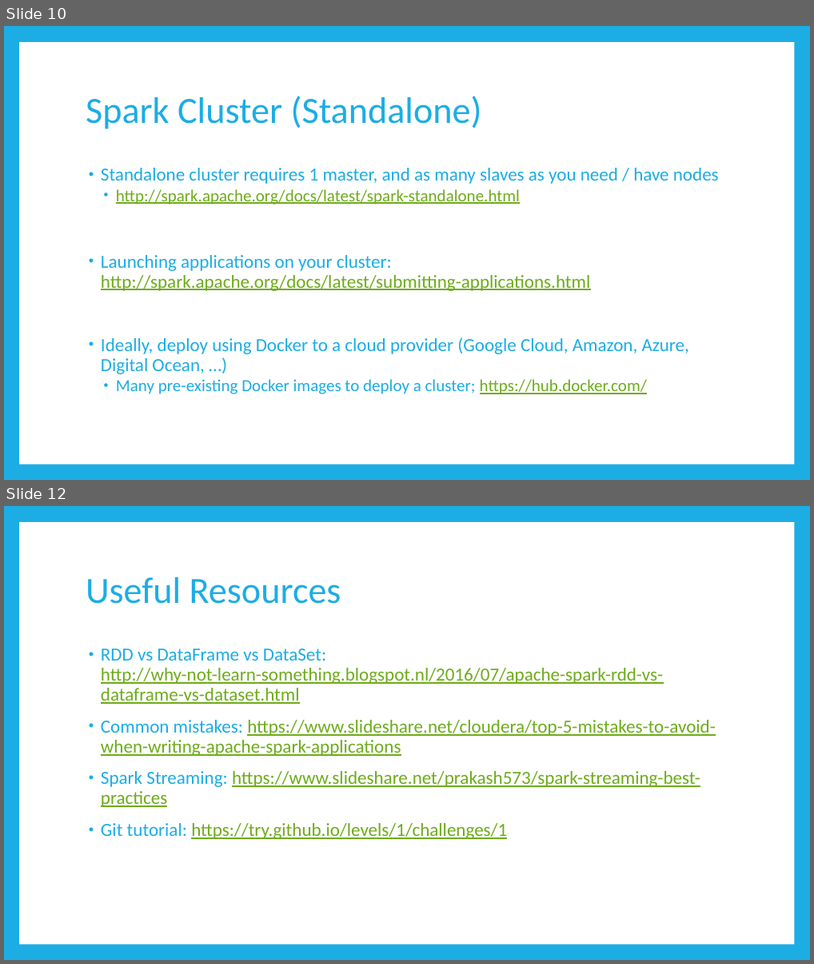
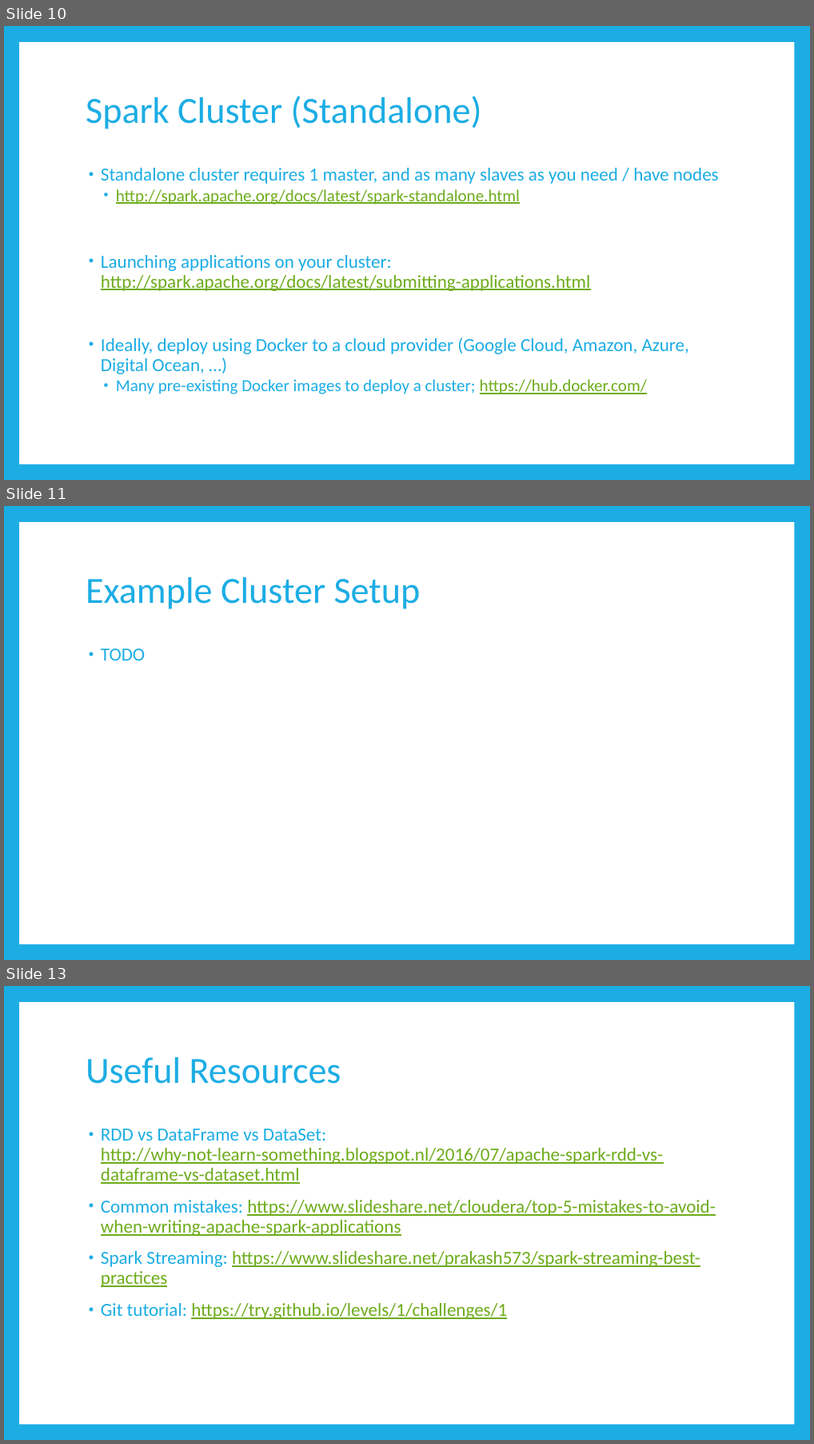
Before and after one commit to BrianSetz/spark-bootcamp, a slide deck: slides/Apache Spark Bootcamp.pptx. Shown one above the other, each under a label of ours: slides 10 and 12 before the commit, slides 10, 11 and 13 after it; the slides between them are not shown. The pictures are 814x964 and 814x1444 pixels, drawn with LibreOffice and Linux fonts; fonts in the diff are those of the drawing. Boxes give left, top, right and bottom in pixels: in the first picture for what was removed or moved away, otherwise in the second. Text is boxed around its words. In the diff, an @@ line names an element or a change of style, - is before the commit and + after.

```diff
--- a/slides/Apache Spark Bootcamp.pptx
+++ b/slides/Apache Spark Bootcamp.pptx
@@ slide 11 added at (4, 506, 810, 960), background #1CADE4; not listed: 1 template element that a slide beside it also shows @@
@@ title added at (86, 577, 421, 609), 44 pt, text #1CADE4 @@
+Example Cluster Setup
@@ text added at (101, 648, 145, 660), 22 pt, text #1CADE4 @@
+• TODO
@@ what was slide 12 is now slide 13 @@
```
Also in this commit, not shown: 2 slides changed, 1 other slide added, 1 other file.
